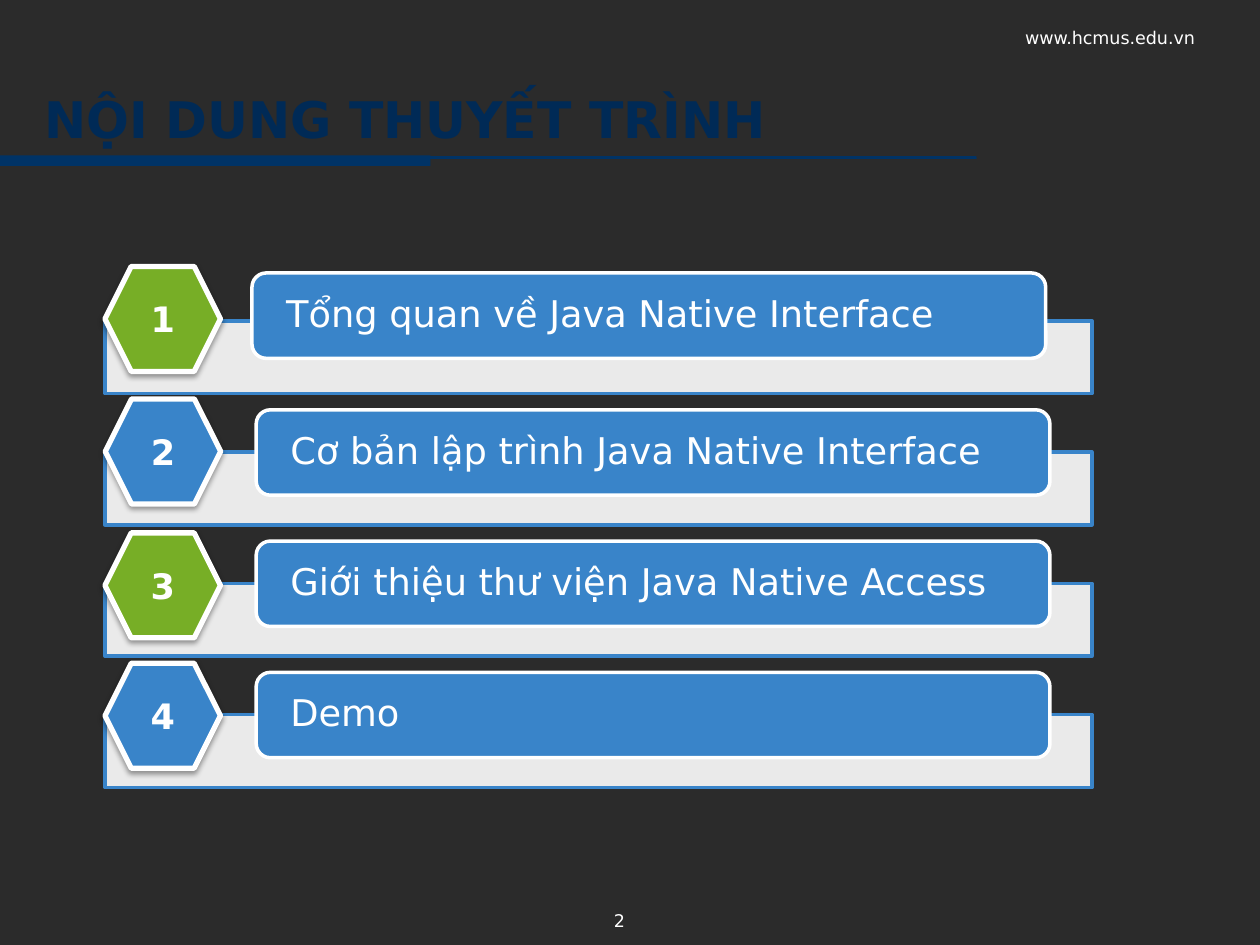
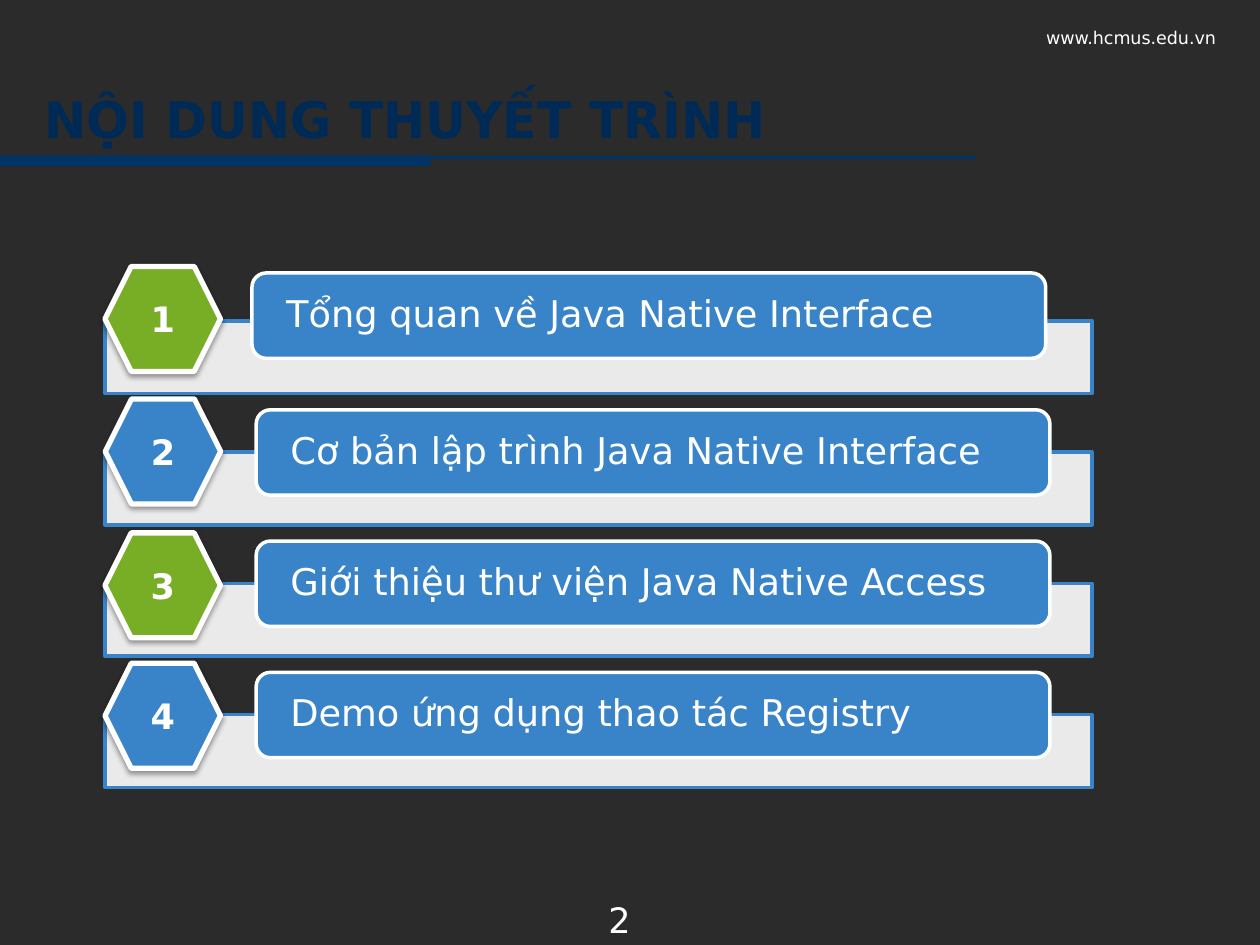
Before and after one commit to minhkhanh/UofS-Java, a slide deck: slide 2 of Seminar_JNI/Slide_00.pptx. Drawn at 1260x945 pixels with LibreOffice and Linux fonts; fonts in the diff are those of the drawing; background and template pictures are left out; a plain dark background stands for a picture behind light text. Boxes give left, top, right and bottom in pixels: in the first picture for what was removed or moved away, otherwise in the second. Text is boxed around its words. In the diff, an @@ line names an element or a change of style, - is before the commit and + after.

```diff
--- a/Seminar_JNI/Slide_00.pptx
+++ b/Seminar_JNI/Slide_00.pptx
@@ text "www.hcmus.edu.vn": place and size @@
-text "www.hcmus.edu.vn" at [1025, 31, 1195, 45]
+text "www.hcmus.edu.vn" at [1046, 31, 1216, 45]
@@ text at [290, 697, 911, 734]: text changed @@
-Demo
+Demo ứng dụng thao tác Registry
@@ page number: place and size @@
-page number at [614, 914, 625, 927]
+page number at [608, 907, 630, 933]
@@ page number at [608, 907, 630, 933]: size 10 to 20 pt @@
```
Also in this commit, not shown: 13 other slides changed, 3 slides added.
